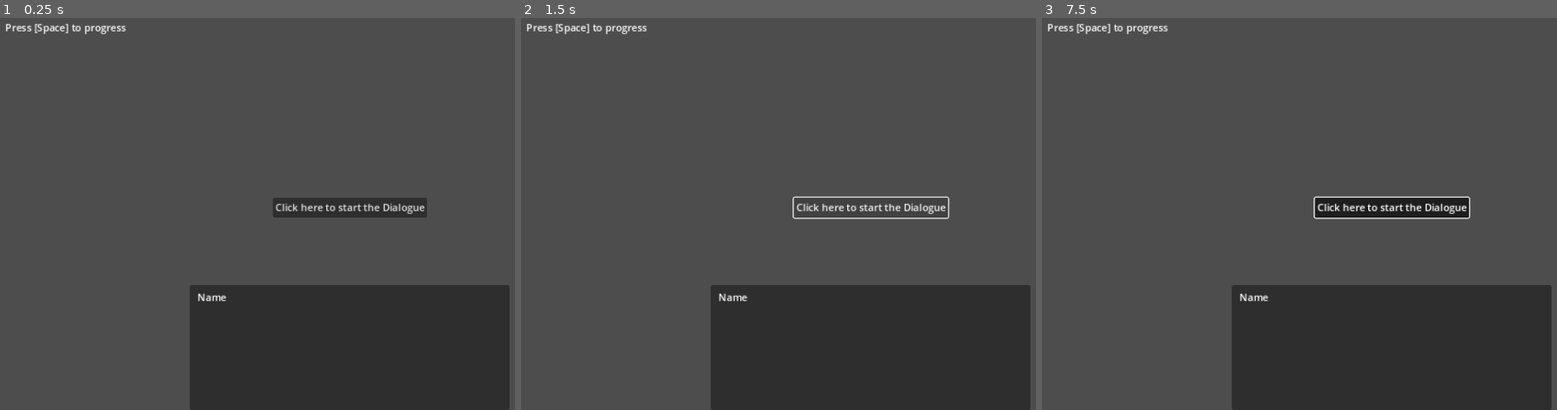
Above: before the commit, frames 1-3 (left to right).
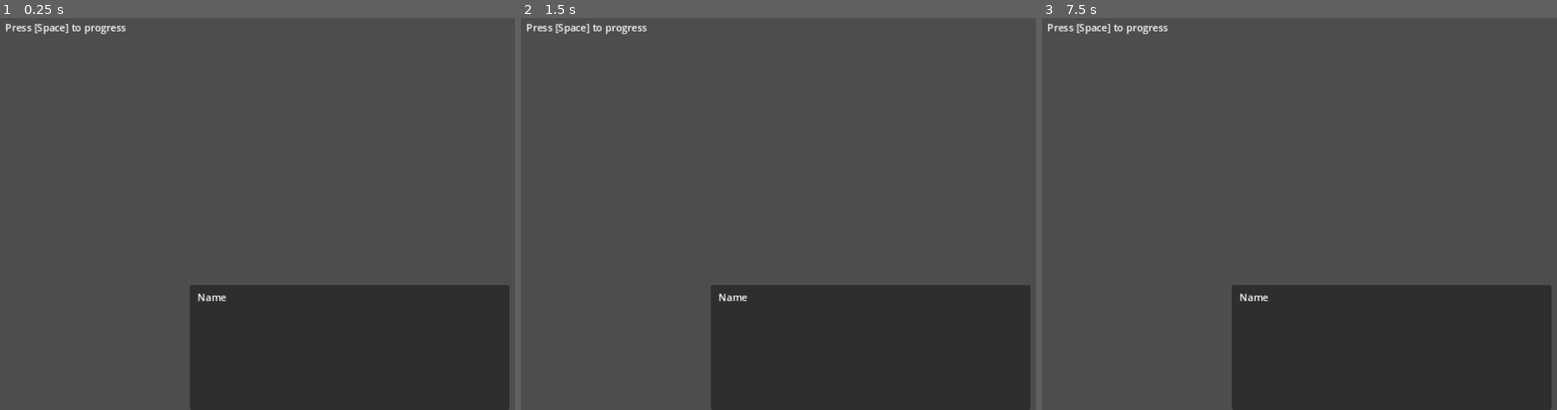
Above: after the commit, the same moments.

Repository: nndda/Theatre
Game: Godot game, scene res://theatre_demo/demo_scene.tscn
Two runs of this game, one before a commit and one after it. Both use one fixed random seed, a clock stepped at 60 frames per second and the inputs below. After the commit the project has no main scene; this scene is started directly in both runs.
Inputs (mouse positions are in pixels of both pictures, inside the frame that each line leads up to):
- Up to frame 1 (0.25 s): no input
- Up to frame 2 (1.5 s): click (871, 206) at 0.5 s, where only the run before the commit has a clickable "Click here to start the Dialo…"; click (871, 206) at 1.25 s, where only the run before the commit has a clickable "Click here to start the Dialo…"
- Up to frame 3 (7.5 s): click (1392, 206) at 2 s, where only the run before the commit has a clickable "Click here to start the Dialo…"; tap Space every 0.75 s from 2.75 to 6.5 s; hold Enter (ui_accept) 2.78-3.53 s; tap Enter (ui_accept) at 3.6, 3.77, 4.07, 5.1, 5.27, 5.57, 6.6, 6.77, 7.07 s; hold Enter (ui_accept) 4.28-5.03 s; hold Enter (ui_accept) 5.78-6.53 s; hold Enter (ui_accept) from 7.28 s (still down)

The runs differ from the first frame. In frame 1, 1.3% of the frame differs, in the area x 53-83%, y 45-51%; in frame 2, 0.6%; in frame 3, 1.7%, in the area x 52-84%, y 45-52%.

Commit message:
Rewrite demo to reflect the updates

Diff:
--- /dev/null
+++ b/theatre_demo/1_intro.gd
@@ -0,0 +1,43 @@
+extends Control
+
+
+# This is a minimal Theatre setup to demonstrate the plugin's
+# core and basic functions.
+
+
+# Write your Dialogue, save it to a *.dlg file
+# and load it with Dialogue.load()
+var epic_dialogue = Dialogue.load('res://theatre_demo/demo_dialogue.dlg')
+
+# Make sure you have:
+# Label, and DialogueLabel node
+# in your scene.
+
+# Add Stage node to your scene,
+# and reference it in a variable.
+@onready var your_stage = $Stage
+
+# Click on your Stage node,
+# and view the inspector.
+
+# Assign the Label node to 'actor_label' property
+# and assign the DialogueLabel node to 'dialogue_label' property.
+
+
+# Set up a way to progress your Dialogue,
+# here we will be using input event.
+func _input(event):
+    # Enter / Space key
+    if event.is_action_pressed('ui_accept'):
+        your_stage.progress()
+        # Call Stage.progress() to progress your Dialogue
+
+# Now, everytime 'ui_accept' key is pressed,
+# the dialogue should progress.
+
+
+func _ready() -> void:
+    # After that, you can then trigger
+    # the Stage to start the Dialogue
+    # using Stage.start()
+    your_stage.start(epic_dialogue)
--- /dev/null
+++ b/theatre_demo/1_intro.tscn
@@ -0,0 +1,11 @@
+[gd_scene load_steps=3 format=3 uid="uid://grescgxuicdy"]
+
+[ext_resource type="PackedScene" uid="uid://ctrohnpqthbtr" path="res://theatre_demo/demo_scene.tscn" id="1_j6ddt"]
+[ext_resource type="Script" path="res://theatre_demo/1_intro.gd" id="2_besqp"]
+
+[node name="1_intro" instance=ExtResource("1_j6ddt")]
+script = ExtResource("2_besqp")
+
+[node name="Stage" parent="." index="0" node_paths=PackedStringArray("actor_label", "dialogue_label")]
+actor_label = NodePath("../DialogueContainer/MarginContainer/VBoxContainer/Label")
+dialogue_label = NodePath("../DialogueContainer/MarginContainer/VBoxContainer/DialogueLabel")
--- a/theatre_demo/demo_scene.tscn
+++ b/theatre_demo/demo_scene.tscn
@@ -1,6 +1,8 @@
-[gd_scene load_steps=2 format=3 uid="uid://ctrohnpqthbtr"]
+[gd_scene load_steps=4 format=3 uid="uid://ctrohnpqthbtr"]
 
 [ext_resource type="Script" path="res://addons/Theatre/classes/DialogueLabel.gd" id="1_kg1di"]
+[ext_resource type="Script" path="res://addons/Theatre/classes/Stage.gd" id="1_le2th"]
+[ext_resource type="Script" path="res://theatre_demo/demo_script.gd" id="3_lo6tw"]
 
 [node name="DemoScene" type="Control"]
 layout_mode = 3
@@ -9,6 +11,11 @@
 anchor_bottom = 1.0
 grow_horizontal = 2
 grow_vertical = 2
+
+[node name="Stage" type="Node" parent="." node_paths=PackedStringArray("actor_label", "dialogue_label")]
+script = ExtResource("1_le2th")
+actor_label = NodePath("../DialogueContainer/MarginContainer/VBoxContainer/Label")
+dialogue_label = NodePath("../DialogueContainer/MarginContainer/VBoxContainer/DialogueLabel")
 
 [node name="DialogueContainer" type="PanelContainer" parent="."]
 layout_mode = 1
@@ -32,15 +39,24 @@
 [node name="VBoxContainer" type="VBoxContainer" parent="DialogueContainer/MarginContainer"]
 layout_mode = 2
 
-[node name="Name" type="Label" parent="DialogueContainer/MarginContainer/VBoxContainer"]
+[node name="Label" type="Label" parent="DialogueContainer/MarginContainer/VBoxContainer"]
 layout_mode = 2
 text = "Name"
 
-[node name="Body" type="RichTextLabel" parent="DialogueContainer/MarginContainer/VBoxContainer"]
+[node name="DialogueLabel" type="RichTextLabel" parent="DialogueContainer/MarginContainer/VBoxContainer"]
 layout_mode = 2
+size_flags_vertical = 3
 script = ExtResource("1_kg1di")
 
+[node name="ProgressBar" type="ProgressBar" parent="DialogueContainer/MarginContainer/VBoxContainer"]
+visible = false
+layout_mode = 2
+max_value = 1.0
+step = 0.005
+show_percentage = false
+
 [node name="StartButton" type="Button" parent="."]
+visible = false
 layout_mode = 1
 anchors_preset = 8
 anchor_left = 0.5
@@ -65,3 +81,8 @@
 [node name="Guide" type="RichTextLabel" parent="MarginContainer"]
 layout_mode = 2
 text = "Press [Space] to progress"
+
+[node name="Node" type="Node" parent="."]
+script = ExtResource("3_lo6tw")
+
+[connection signal="character_drawn" from="DialogueContainer/MarginContainer/VBoxContainer/DialogueLabel" to="Node" method="update_bar"]
--- /dev/null
+++ b/theatre_demo/demo_script.gd
@@ -0,0 +1 @@
+extends Node
--- a/theatre_demo/intro_1.gd
+++ /dev/null
@@ -1,66 +0,0 @@
-extends Control
-
-# The Stage variable is defined here, so it can be accessible everywhere in this script.
-
-# Stage use Dictionary of nodes and UI elements used as its parameter,
-# so it needs to be initialized in _ready() or with @onready.
-@onready var stage = Stage.new({
-
-    # Label node used to display the speaker/narrator name.
-    actor_label = $DialogueContainer/MarginContainer/VBoxContainer/Name,
-
-    # DialogueLabel node used to display the Dialogue body.
-    dialogue_label = $DialogueContainer/MarginContainer/VBoxContainer/Body
-
-})
-
-# The Dialogue is also defined here too.
-var epic_dialogue = Dialogue.load('res://theatre_demo/demo_dialogue.dlg.txt')
-
-func _ready():
-    # Run Stage.start() method to start a dialogue.
-    stage.start(epic_dialogue)
-
-    # You might also want to hide the dialogue UI when its finished,
-    # and only show it when its started.
-
-    # Here, we will connect a few signals from our Stage.
-
-    # The signal 'started' will be emitted when the dialogue started,
-    # when the signal fired, the dialogue ui will be shown
-    stage.started.connect( func():
-        $DialogueContainer.show()
-    )
-
-    # The 'finished' and `resetted` signal will be emitted when the dialogue is ended or aborted
-    stage.finished.connect( func():
-        $DialogueContainer.hide()
-    )
-    stage.resetted.connect( func(_step, _set): # `resetted` signal return 2 arguments
-        $DialogueContainer.hide()
-    )
-
-    # In that code above we simply used show/hide method to toggle the UI
-    # You can use the signal to start your custom animation or tween
-
-# To progress the Dialogue, in this example, we'll use _input(event).
-func _input(event):
-    # Now, everytime 'space' key is pressed, the dialogue will progress.
-    if event.is_action_pressed("space"):
-        stage.progress()
-    # And everytime 'esc' key is pressed, the dialogue will be aborted.
-    if event.is_action_pressed("esc"):
-        stage.reset()
-
-
-# Demo scene stuff
-# =============================================================================
-
-@onready var start_button : Button = $StartButton
-
-func _on_ready():
-    start_button.pressed.connect(stage.start.bind(epic_dialogue))
-
-func _process(_delta):
-    start_button.disabled = stage.is_playing()
-    start_button.visible = !stage.is_playing()
--- a/theatre_demo/intro_1.tscn
+++ /dev/null
@@ -1,12 +0,0 @@
-[gd_scene load_steps=3 format=3 uid="uid://8mihrkqkjvea"]
-
-[ext_resource type="PackedScene" uid="uid://ctrohnpqthbtr" path="res://theatre_demo/demo_scene.tscn" id="1_mului"]
-[ext_resource type="Script" path="res://theatre_demo/intro_1.gd" id="1_yyntl"]
-
-[node name="Intro1" instance=ExtResource("1_mului")]
-script = ExtResource("1_yyntl")
-
-[node name="Body" parent="DialogueContainer/MarginContainer/VBoxContainer" index="1"]
-size_flags_vertical = 3
-
-[connection signal="ready" from="." to="." method="_on_ready"]
Not shown, removed: theatre_demo/demo_dialogue.dlg.txt
Not shown, added: theatre_demo/demo_dialogue.dlg
